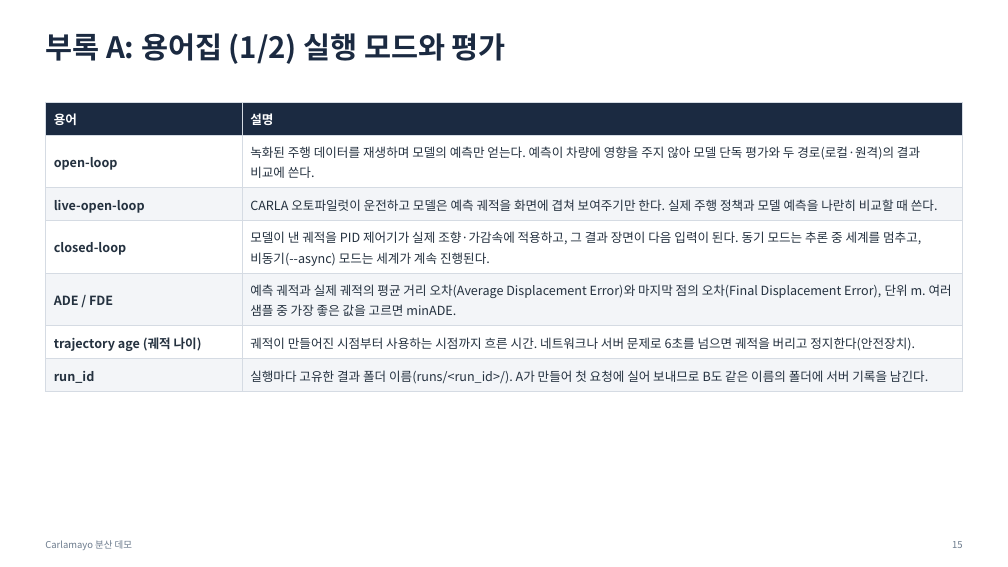
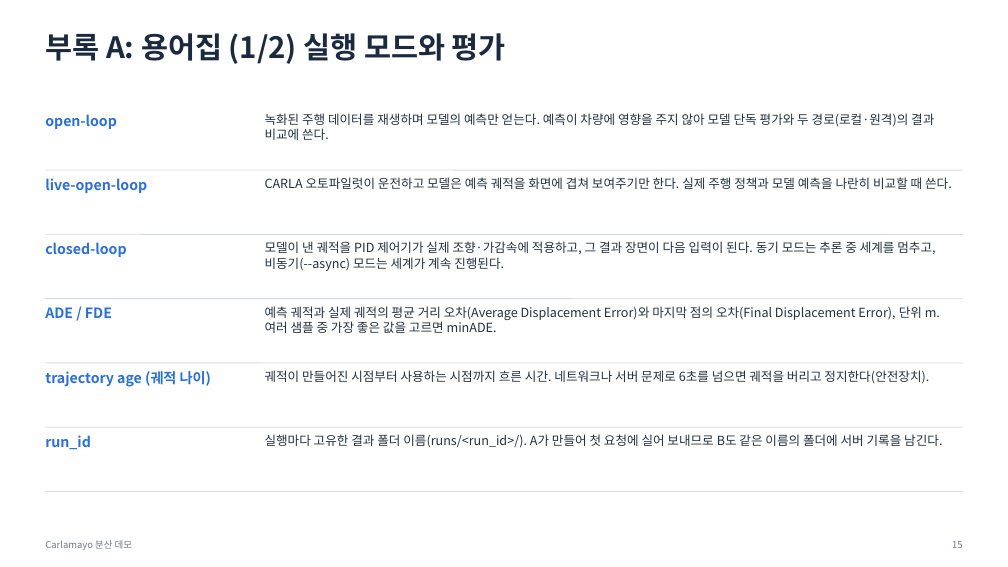
Before and after one commit to JwonMoon/carlamayo-my-distributed, a slide deck: slide 15 of docs/distributed/demo-overview.pptx. Drawn at 1008x567 pixels with LibreOffice and Linux fonts; fonts in the diff are those of the drawing. Boxes give left, top, right and bottom in pixels: in the first picture for what was removed or moved away, otherwise in the second. Text is boxed around its words. In the diff, an @@ line names an element or a change of style, - is before the commit and + after.

```diff
--- a/docs/distributed/demo-overview.pptx
+++ b/docs/distributed/demo-overview.pptx
@@ table removed at (45,102,963,388), 7 rows, 2 columns @@
-용어 | 설명
-open-loop | 녹화된 주행 데이터를 재생하며 모델의 예측만 얻는다. 예측이 차량에 영향을 주지 않아 모델 단독 평가와 두 경로(로컬·원격)의 결과 비교에 쓴다.
-live-open-loop | CARLA 오토파일럿이 운전하고 모델은 예측 궤적을 화면에 겹쳐 보여주기만 한다. 실제 주행 정책과 모델 예측을 나란히 비교할 때 쓴다.
-closed-loop | 모델이 낸 궤적을 PID 제어기가 실제 조향·가감속에 적용하고, 그 결과 장면이 다음 입력이 된다. 동기 모드는 추론 중 세계를 멈추고, 비동기(--async) 모드는 세계가 계속 진행된다.
-ADE / FDE | 예측 궤적과 실제 궤적의 평균 거리 오차(Average Displacement Error)와 마지막 점의 오차(Final Displacement Error), 단위 m. 여러 샘플 중 가장 좋은 값을 고르면 minADE.
-trajectory age (궤적 나이) | 궤적이 만들어진 시점부터 사용하는 시점까지 흐른 시간. 네트워크나 서버 문제로 6초를 넘으면 궤적을 버리고 정지한다(안전장치).
-run_id | 실행마다 고유한 결과 폴더 이름(runs/<run_id>/). A가 만들어 첫 요청에 실어 보내므로 B도 같은 이름의 폴더에 서버 기록을 남긴다.
@@ text added at (45,114,117,129), 13.5 pt, text #2A6FDB, bold @@
+open-loop
@@ text added at (265,113,934,140), 12 pt, text #24313F @@
+녹화된 주행 데이터를 재생하며 모델의 예측만 얻는다. 예측이 차량에 영향을 주지 않아 모델 단독 평가와 두 경로(로컬·원격)의 결과 비교에 쓴다.
@@ line added from (45, 170) to (963, 170), #D5DBE3 0.75 pt @@
@@ text added at (45,178,147,193), 13.5 pt, text #2A6FDB, bold @@
+live-open-loop
@@ text added at (265,177,952,189), 12 pt, text #24313F @@
+CARLA 오토파일럿이 운전하고 모델은 예측 궤적을 화면에 겹쳐 보여주기만 한다. 실제 주행 정책과 모델 예측을 나란히 비교할 때 쓴다.
@@ line added from (45, 234) to (963, 234), #D5DBE3 0.75 pt @@
@@ text added at (45,242,126,257), 13.5 pt, text #2A6FDB, bold @@
+closed-loop
@@ text added at (265,241,935,271), 12 pt, text #24313F @@
+모델이 낸 궤적을 PID 제어기가 실제 조향·가감속에 적용하고, 그 결과 장면이 다음 입력이 된다. 동기 모드는 추론 중 세계를 멈추고, 비동기(--async) 모드는 세계가 계속 진행된다.
@@ line added from (45, 299) to (963, 299), #D5DBE3 0.75 pt @@
@@ text added at (45,307,112,318), 13.5 pt, text #2A6FDB, bold @@
+ADE / FDE
@@ text added at (265,306,940,333), 12 pt, text #24313F @@
+예측 궤적과 실제 궤적의 평균 거리 오차(Average Displacement Error)와 마지막 점의 오차(Final Displacement Error), 단위 m. 여러 샘플 중 가장 좋은 값을 고르면 minADE.
@@ line added from (45, 363) to (963, 363), #D5DBE3 0.75 pt @@
@@ text added at (45,371,211,387), 13.5 pt, text #2A6FDB, bold @@
+trajectory age (궤적 나이)
@@ text added at (265,370,929,384), 12 pt, text #24313F @@
+궤적이 만들어진 시점부터 사용하는 시점까지 흐른 시간. 네트워크나 서버 문제로 6초를 넘으면 궤적을 버리고 정지한다(안전장치).
@@ line added from (45, 427) to (963, 427), #D5DBE3 0.75 pt @@
@@ text added at (45,435,91,450), 13.5 pt, text #2A6FDB, bold @@
+run_id
@@ text added at (265,434,942,448), 12 pt, text #24313F @@
+실행마다 고유한 결과 폴더 이름(runs/<run_id>/). A가 만들어 첫 요청에 실어 보내므로 B도 같은 이름의 폴더에 서버 기록을 남긴다.
@@ line added from (45, 492) to (963, 492), #D5DBE3 0.75 pt @@
```
Also in this commit, not shown: 12 other slides changed, 1 slide added, 1 slide removed, 2 other files.
